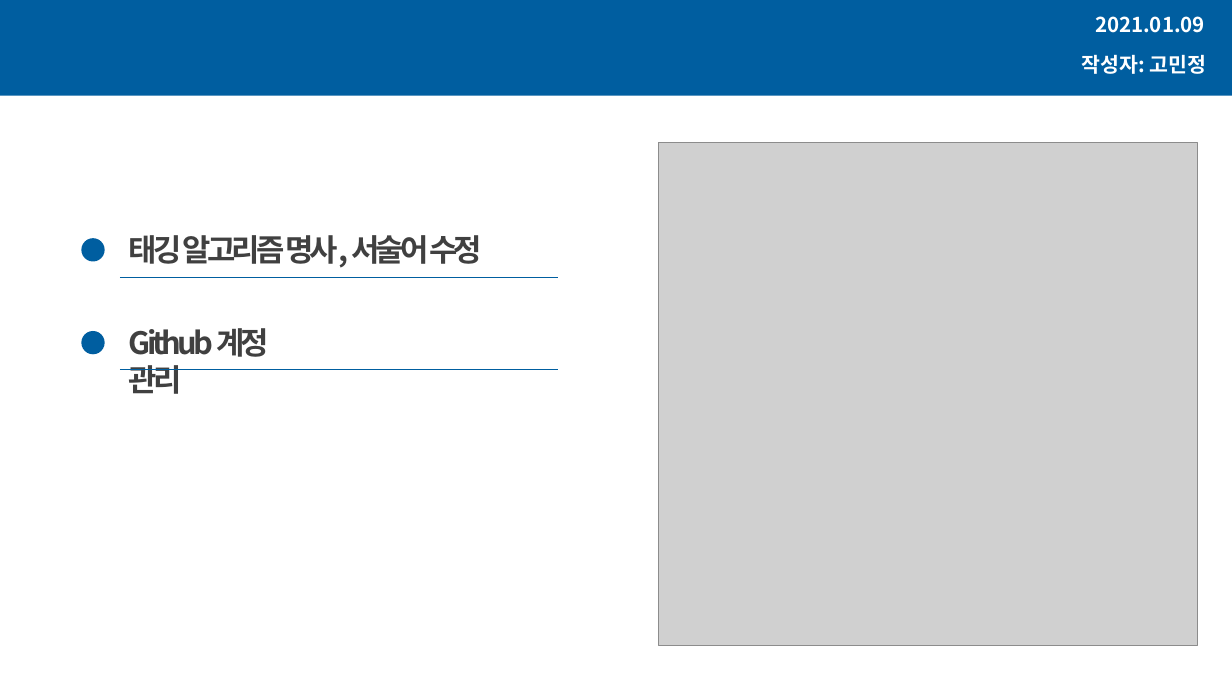
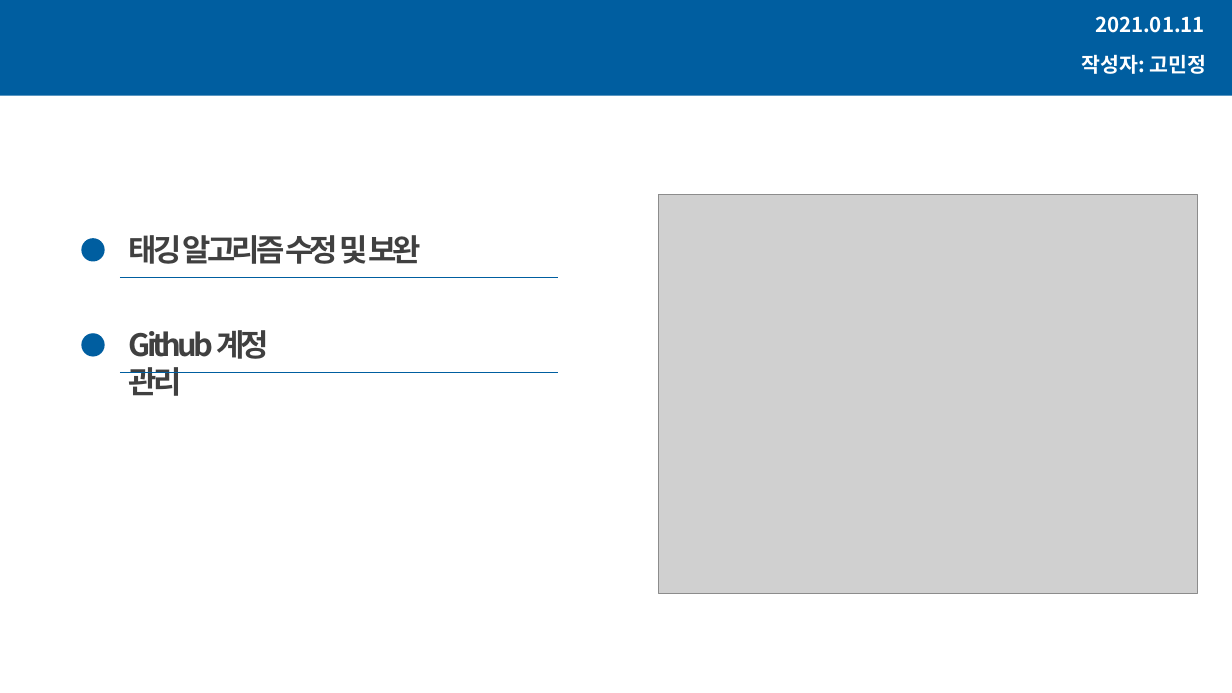
Before and after one commit to DataLab21/NLProcessing, a slide deck: slide 2 of 연구보고서/고민정.pptx. Drawn at 1232x693 pixels with LibreOffice and Linux fonts; fonts in the diff are those of the drawing; grey boxes stand for pictures. Boxes give left, top, right and bottom in pixels: in the first picture for what was removed or moved away, otherwise in the second. Text is boxed around its words. In the diff, an @@ line names an element or a change of style, - is before the commit and + after.

Commit message:
강조어, 부정어 알고리즘 추가 및 전체적인 코드 수정

```diff
--- a/연구보고서/고민정.pptx
+++ b/연구보고서/고민정.pptx
@@ text at [1095,16,1205,33]: text changed @@
-2021.01.09
+2021.01.11
@@ picture: place and size @@
-picture at [659,143,1199,646]
+picture at [659,195,1198,593]
@@ text at [129,235,421,264]: text changed @@
-태깅 알고리즘 명사, 서술어 수정
+태깅 알고리즘 수정 및 보완
```
Also in this commit, not shown: 3 other files.
